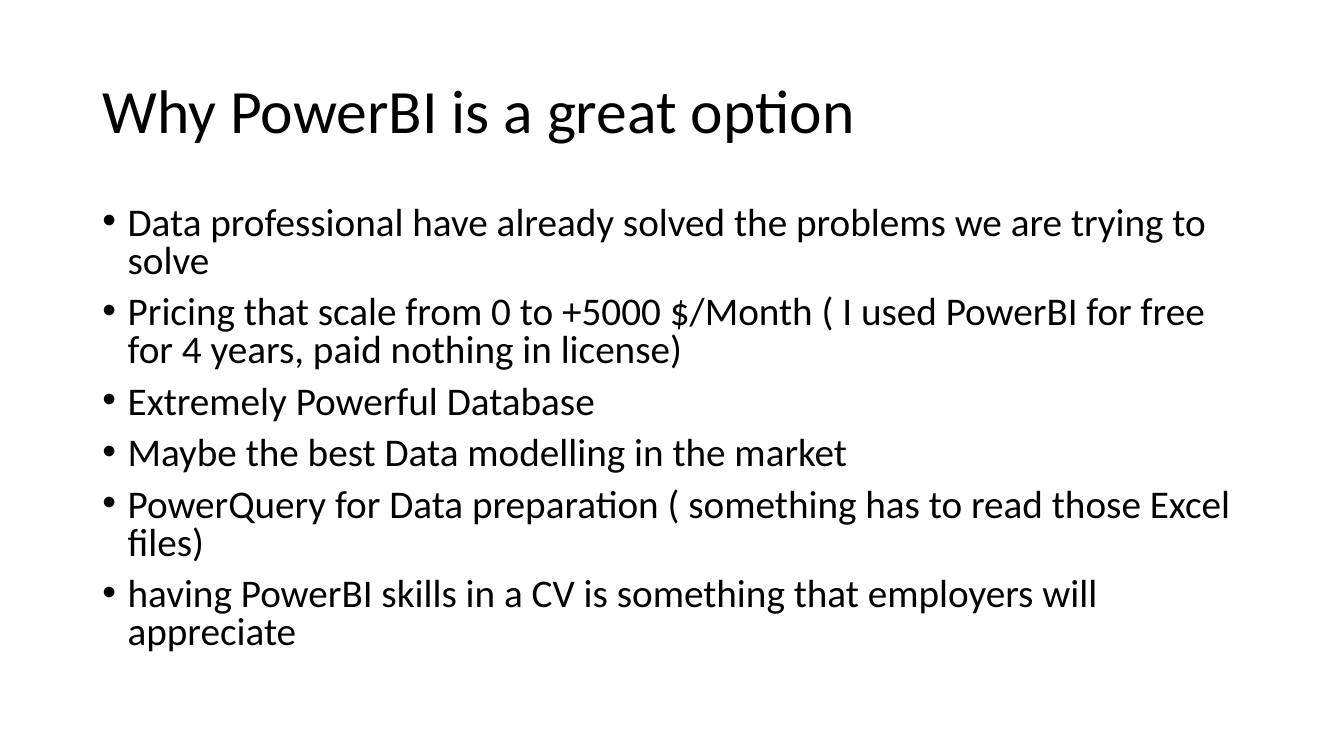
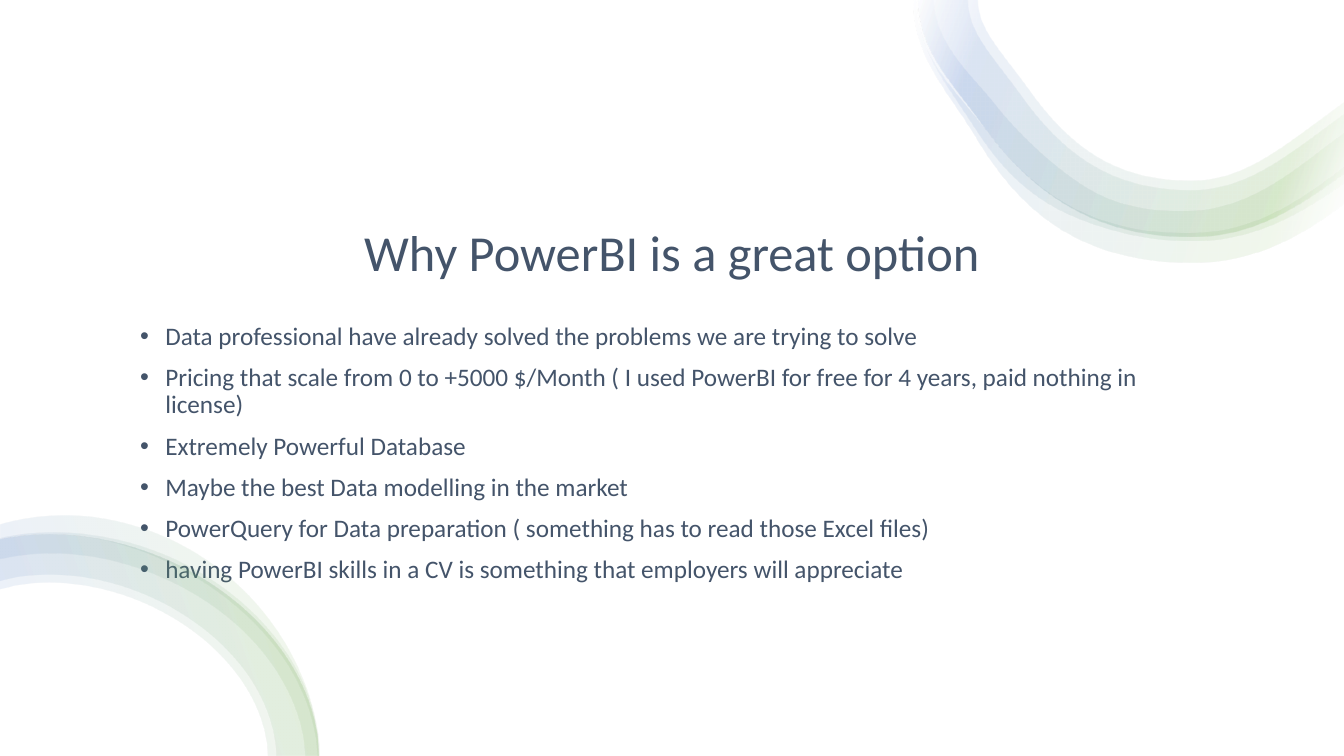
Before and after one commit to djouallah/projectcontrolpresentation, a slide deck: slide 3 of PowerBI as an integration tool in Project Controls.pptx. Drawn at 1344x756 pixels with LibreOffice and Linux fonts; fonts in the diff are those of the drawing. Boxes give left, top, right and bottom in pixels: in the first picture for what was removed or moved away, otherwise in the second. Text is boxed around its words. In the diff, an @@ line names an element or a change of style, - is before the commit and + after.

```diff
--- a/PowerBI as an integration tool in Project Controls.pptx
+++ b/PowerBI as an integration tool in Project Controls.pptx
@@ rectangle added at box(0, 0, 1344, 756), fill #FFFFFF @@
@@ group added at box(914, 0, 1344, 263): 4 freeform shapes @@
@@ title "Why PowerBI is a great ...": place and size @@
-title "Why PowerBI is a great ..." at box(102, 90, 855, 144)
+title "Why PowerBI is a great ..." at box(364, 236, 979, 280)
@@ title "Why PowerBI is a great ..." at box(364, 236, 979, 280): size 44 to 36 pt, text colour #000000 to #44546A; alignment left to centre; vertical alignment middle to bottom @@
@@ text "Data professional have already solved ...": place and size @@
-text "Data professional have already solved ..." at box(128, 208, 1230, 652)
+text "Data professional have already solved ..." at box(165, 327, 1136, 583)
@@ text "Data professional have already solved ..." at box(165, 327, 1136, 583): size 28 to 18 pt, text colour #000000 to #44546A; line spacing 0.8 to 0.9 @@
@@ group added at box(0, 516, 320, 756): 4 freeform shapes @@
```
Also in this commit, not shown: 4 other slides changed, 4 slides added.
